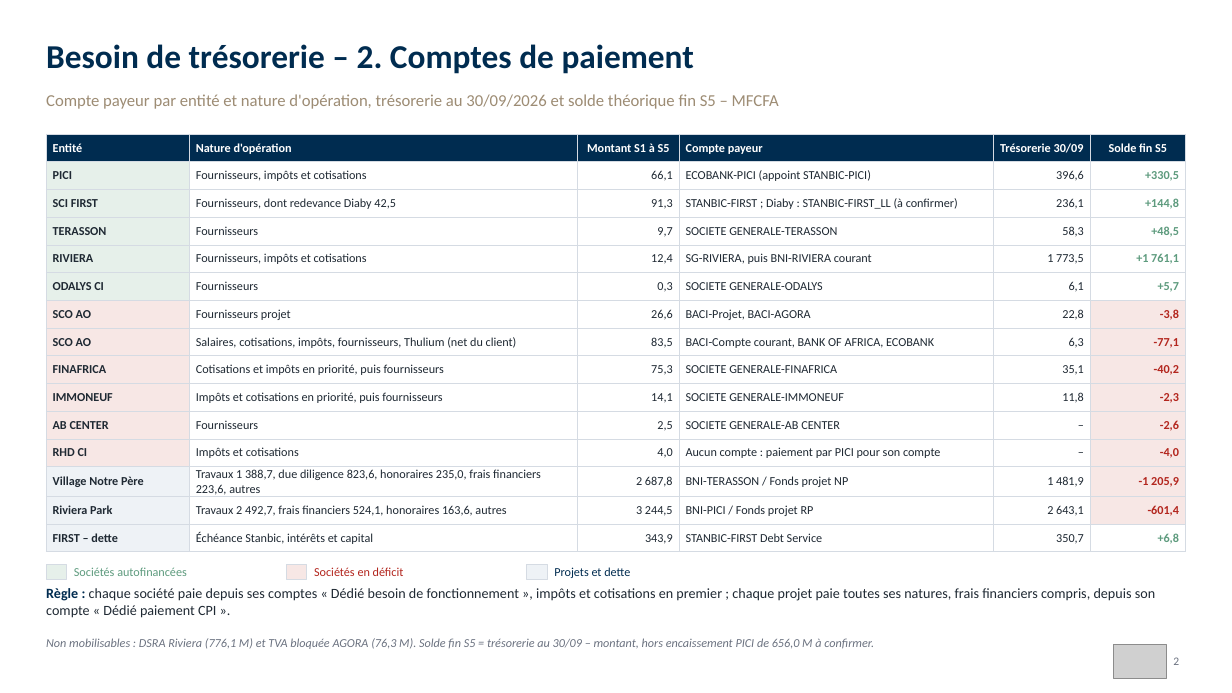
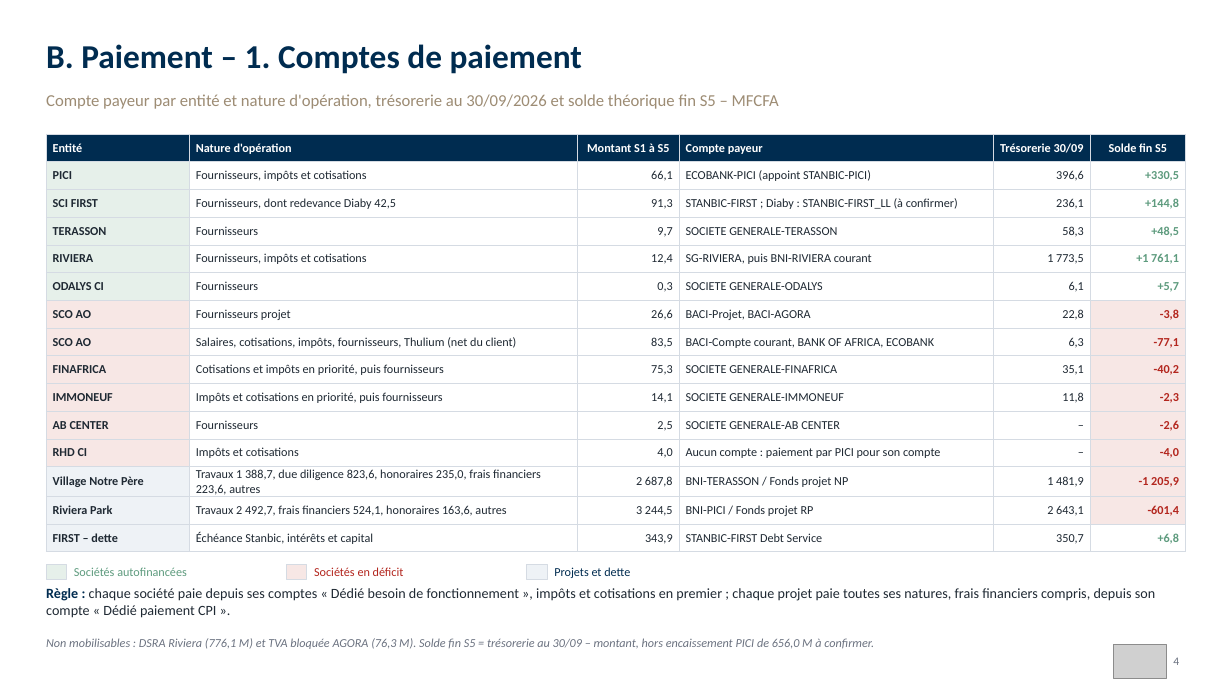
Before and after one commit to angehkouadio/claudeproject, a slide deck: slide 4 of RCI_Besoins_Tresorerie_Comptes_Paiement_30-09-2026.pptx (slide 2 before the commit). Drawn at 1232x693 pixels with LibreOffice and Linux fonts; fonts in the diff are those of the drawing; grey boxes stand for pictures. Boxes give left, top, right and bottom in pixels: in the first picture for what was removed or moved away, otherwise in the second. Text is boxed around its words. In the diff, an @@ line names an element or a change of style, - is before the commit and + after.

```diff
--- a/RCI_Besoins_Tresorerie_Comptes_Paiement_30-09-2026.pptx
+++ b/RCI_Besoins_Tresorerie_Comptes_Paiement_30-09-2026.pptx
@@ text at (46,44,582,74): text changed @@
-Besoin de trésorerie – 2. Comptes de paiement
+B. Paiement – 1. Comptes de paiement
@@ text at (1173,657,1179,665): text changed @@
-2
+4
```
Also in this commit, not shown: 2 other slides changed, 2 slides added.
